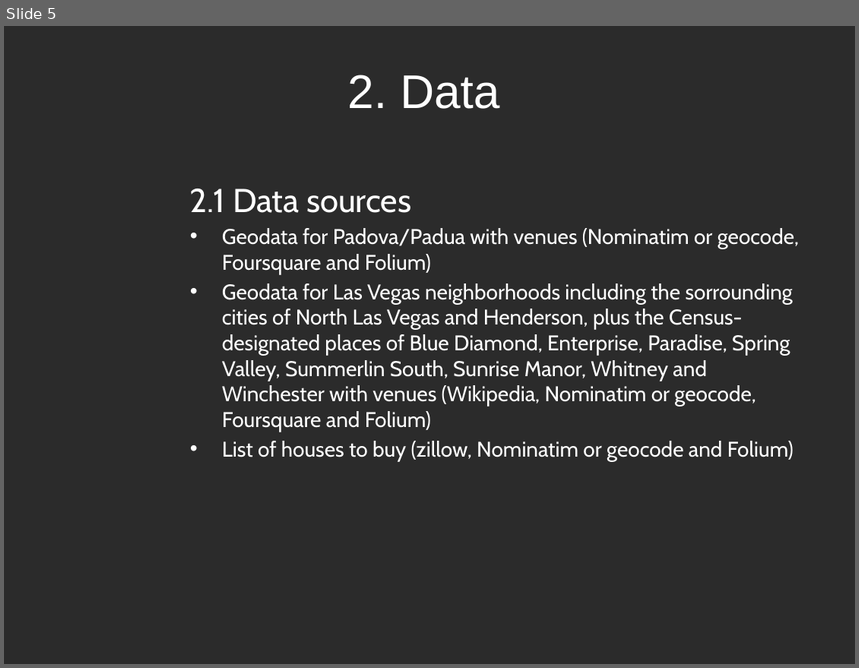
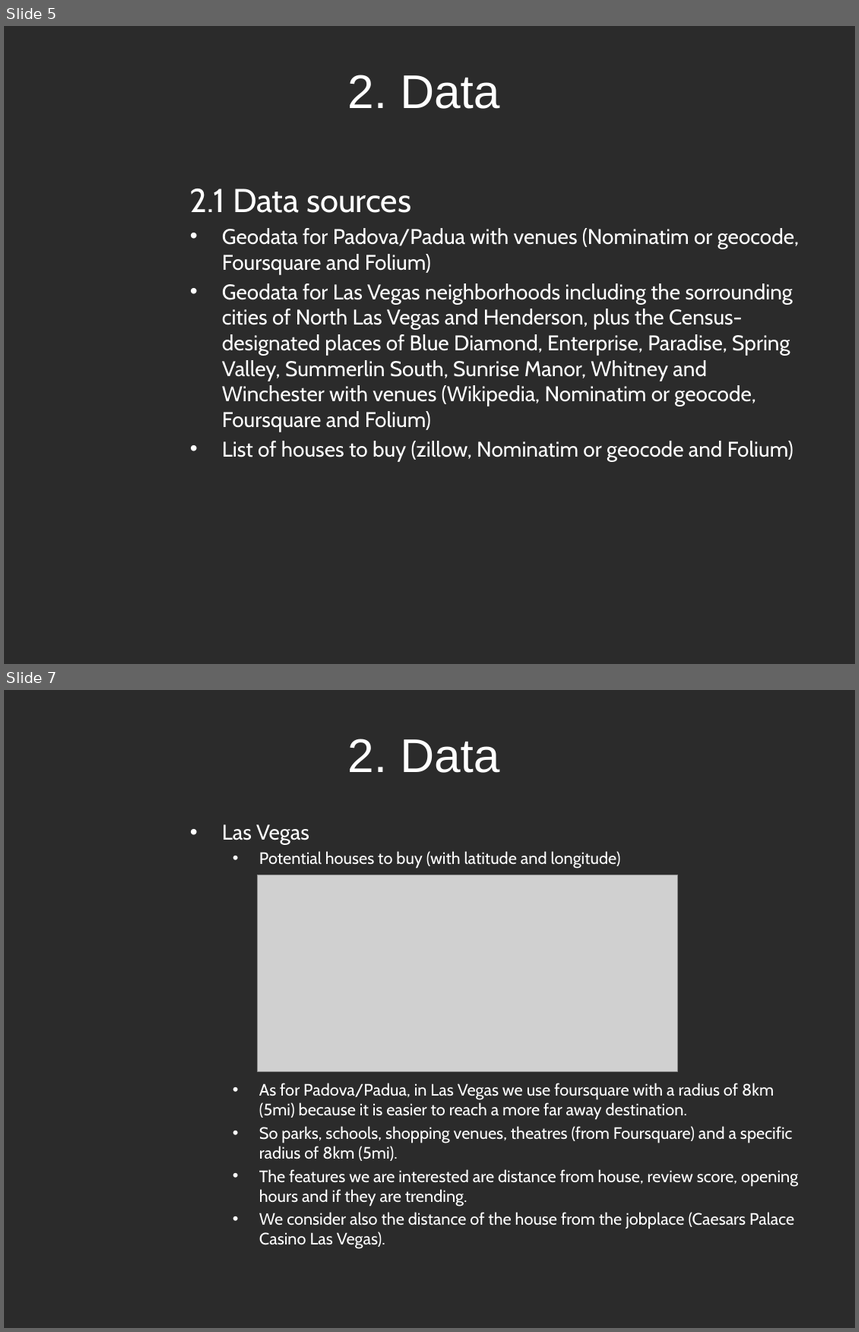
Before and after one commit to smagarotto/Coursera_Capstone, a slide deck: MovingToTheCity_Rev0.pptx. Shown one above the other, each under a label of ours: slide 5 before the commit, slides 5 and 7 after it; the slides between them are not shown. The pictures are 859x668 and 859x1332 pixels, drawn with LibreOffice and Linux fonts; fonts in the diff are those of the drawing; grey boxes stand for pictures; background and template pictures are left out; a plain dark background stands for a picture behind light text. Boxes give left, top, right and bottom in pixels: in the first picture for what was removed or moved away, otherwise in the second. Text is boxed around its words. In the diff, an @@ line names an element or a change of style, - is before the commit and + after.

```diff
--- a/MovingToTheCity_Rev0.pptx
+++ b/MovingToTheCity_Rev0.pptx
@@ slide 7 added at (x1=4, y1=690, x2=855, y2=1328), background picture (left out) @@
@@ title added at (x1=348, y1=739, x2=500, y2=773), 40 pt, text #FFFFFF @@
+2. Data
@@ text added at (x1=222, y1=825, x2=798, y2=1249), 14 pt, text #FFFFFF @@
+• Las Vegas
+  • Potential houses to buy (with latitude and longitude)
+  • As for Padova/Padua, in Las Vegas we use foursquare with a radius of 8km (5mi) because it is easier to reach a more far away destination.
+  • So parks, schools, shopping venues, theatres (from Foursquare) and a specific radius of 8km (5mi).
+  • The features we are interested are distance from house, review score, opening hours and if they are trending.
+  • We consider also the distance of the house from the jobplace (Caesars Palace Casino Las Vegas).
@@ picture added at (x1=258, y1=875, x2=677, y2=1072) @@
```
Also in this commit, not shown: 1 other slide added, 1 other file.
